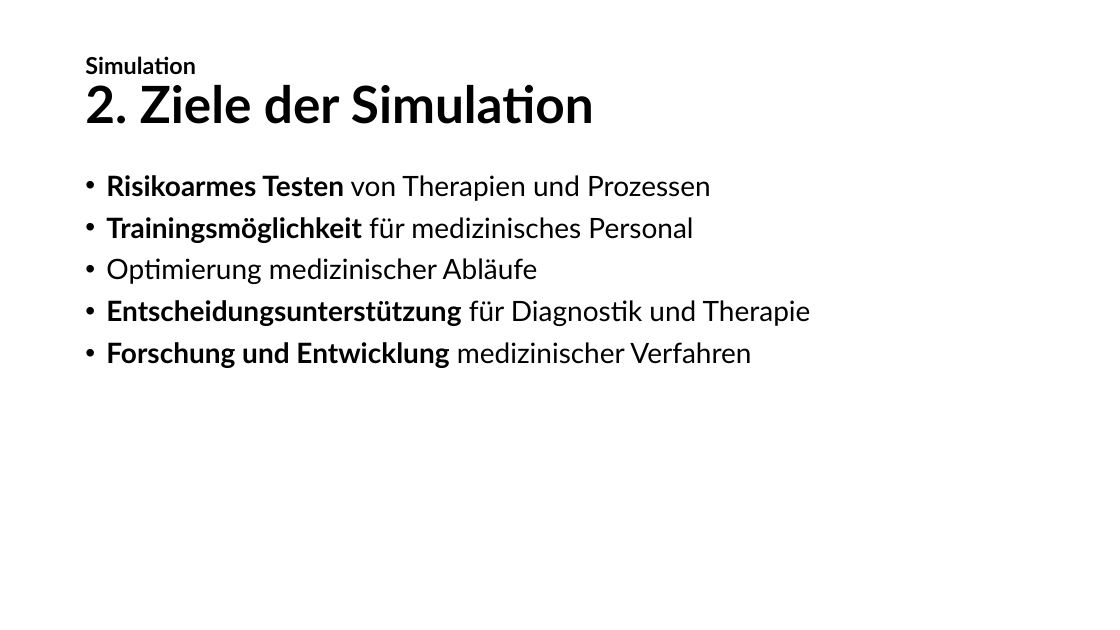
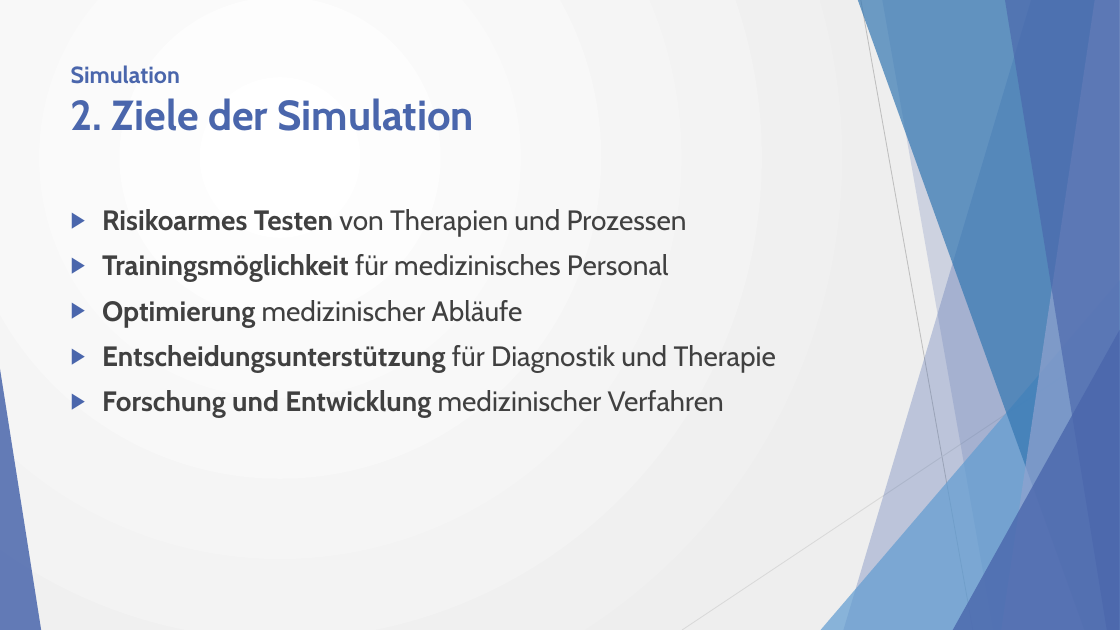
Before and after one commit to w0fl/w0fl, a slide deck: slide 13 of Simulation und Modellierung in der Medizininformatik.pptx. Drawn at 1120x630 pixels with LibreOffice and Linux fonts; fonts in the diff are those of the drawing. Boxes give left, top, right and bottom in pixels: in the first picture for what was removed or moved away, otherwise in the second. Text is boxed around its words. In the diff, an @@ line names an element or a change of style, - is before the commit and + after.

```diff
--- a/Simulation und Modellierung in der Medizininformatik.pptx
+++ b/Simulation und Modellierung in der Medizininformatik.pptx
@@ background #FFFFFF to gradient #FFFFFF to #EEEEEE @@
@@ title "Simulation 2. Ziele der Simulation": place and size @@
-title "Simulation 2. Ziele der Simulation" at (85,56,594,124)
+title "Simulation 2. Ziele der Simulation" at (71,65,475,131)
@@ title "Simulation 2. Ziele der Simulation" at (71,65,475,131): size 44 to 36 pt in "2. Ziele der Simulation"; font Lato to Cabin, text colour #000000 to #4A66AC; line spacing 0.9 to 1; vertical alignment middle to top @@
@@ text "Risikoarmes Testen von Therapien und ...": place and size @@
-text "Risikoarmes Testen von Therapien und ..." at (106,175,811,368)
+text "Risikoarmes Testen von Therapien und ..." at (102,209,776,418)
@@ text "Risikoarmes Testen von Therapien und ..." at (102,209,776,418): font Lato to Cabin, text colour #000000 to #404040; bold on in "Optimierung"; bullet • to ▶; line spacing 0.9 to 1 @@
@@ group added at (0,0,1120,630): 5 freeform shapes, 3 triangles, 2 lines @@
```
Also in this commit, not shown: 18 other slides changed.
